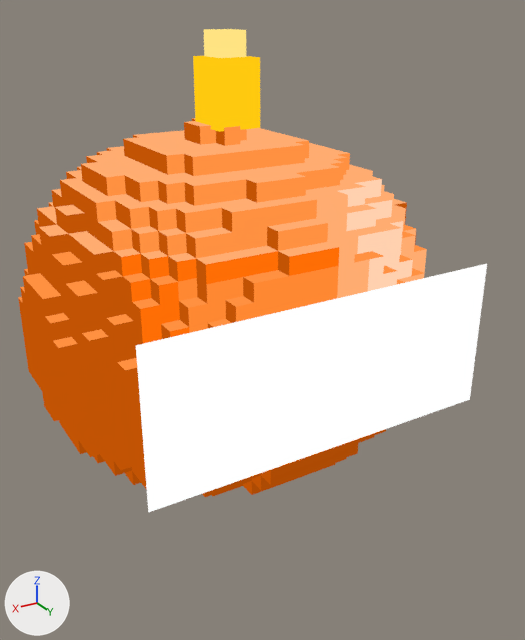
An edit to the glTF model assets/models/creatures/slime_pyro/slime_pyro.glb, drawn before and after from the same camera.
Both versions are drawn from a camera (50 mm lens) standing at (1.023, 1.931, 1.304) and looking at (-0.06, 0.125, 0.401). Every picture has the same lights, and +X, +Y and +Z are marked at lower left. The older version comes first. Where no turn or scale is listed for an object, it has been applied to the vertices. Vertices at exactly the same position are counted once.

Before the edit, the objects in view are built like this:
```python
me_slime_pyro_accessories = bpy.data.meshes.new('slime_pyro_accessories')
me_slime_pyro_accessories.from_pydata(...)  # a box spanning x -0.066..0.066, y -0.046..0.103, z 0.489..0.679, material slot 0; a box spanning x -0.042..0.042, y -0.023..0.069, z 0.639..0.749, material slot 1
me_slime_pyro_accessories.materials.append(mat_elementaccent)
me_slime_pyro_accessories.materials.append(mat_elementpale)
me_slime_pyro_body = bpy.data.meshes.new('slime_pyro_body')
me_slime_pyro_body.from_pydata(...)  # 2434 vertices, 4864 faces; spans x -0.601..0.601, y -0.571..0.571, z -0.499..0.499
# faces by material slot: [734, 232, 1558, 1008, 562, 730, 40]
me_slime_pyro_body.materials.append(mat_shell)
me_slime_pyro_body.materials.append(mat_shellcenter)
me_slime_pyro_body.materials.append(mat_shellouter)
me_slime_pyro_body.materials.append(mat_shellbottom)
me_slime_pyro_body.materials.append(mat_shelltop)
me_slime_pyro_body.materials.append(mat_shelllight)
me_slime_pyro_body.materials.append(mat_shellbright)
me_slime_pyro_face = bpy.data.meshes.new('slime_pyro_face')
me_slime_pyro_face.from_pydata(...)  # 4 vertices, 2 faces; spans x -0.529..0.529, y 0.579, z -0.299..0.14
me_slime_pyro_face.materials.append(mat_slimeface)
ob_elementdetails = bpy.data.objects.new('ElementDetails', me_slime_pyro_accessories)
ob_elementdetails.location = (0.0, 0.0, 0.499)
ob_face = bpy.data.objects.new('Face', me_slime_pyro_face)
ob_face.location = (0.0, 0.0, 0.499)
ob_shell = bpy.data.objects.new('Shell', me_slime_pyro_body)
ob_shell.location = (0.0, 0.0, 0.499)
```
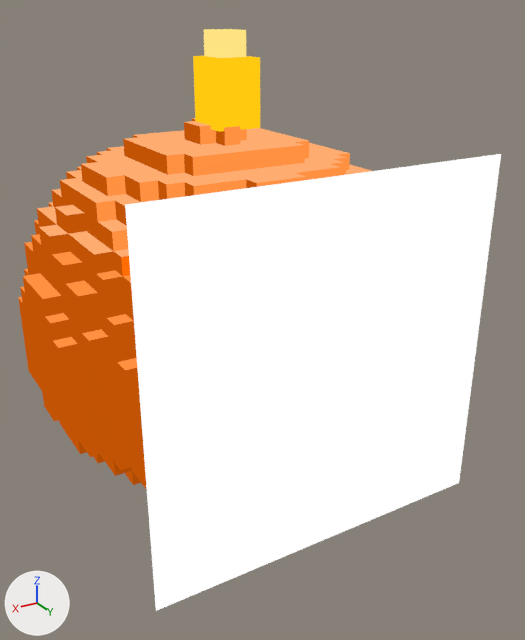
Location of each change, (x1, y1, x2, y2) in pixels of the pictures (525 x 640 px):
'Face', reshaped (7% wider, 83% taller): before (136, 264, 487, 513); after (125, 154, 501, 611)

The edits, one by one:
me_slime_pyro_face is used by ob_face; location (0.0, 0.0, 0.499).
me_slime_pyro_face had 4 vertices, 2 faces and spanned x -0.529..0.529, y 0.579, z -0.299..0.14.
me_slime_pyro_face now has 4 vertices, 2 faces and spans x -0.529..0.529, y 0.579, z -0.607..0.447.
Part 1, on me_slime_pyro_face:
Vertex 0 of me_slime_pyro_face moves from (0.529, 0.579, -0.299) at pixel (148, 512) to (0.529, 0.579, -0.607) at pixel (155, 611).
Vertex 1 of me_slime_pyro_face moves from (-0.529, 0.579, -0.299) at pixel (469, 399) to (-0.529, 0.579, -0.607) at pixel (459, 482).
Vertex 2 of me_slime_pyro_face moves from (-0.529, 0.579, 0.14) at pixel (487, 263) to (-0.529, 0.579, 0.447) at pixel (501, 153).
Vertex 3 of me_slime_pyro_face moves from (0.529, 0.579, 0.14) at pixel (135, 345) to (0.529, 0.579, 0.447) at pixel (125, 204).
